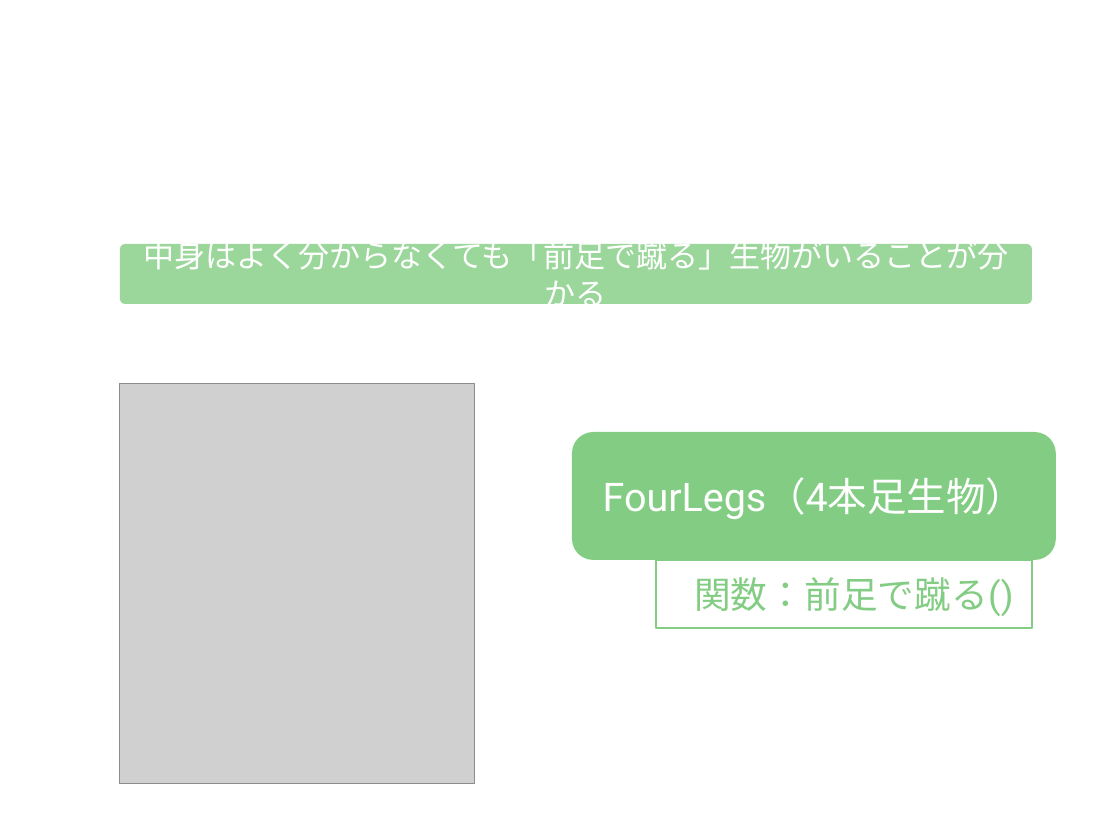
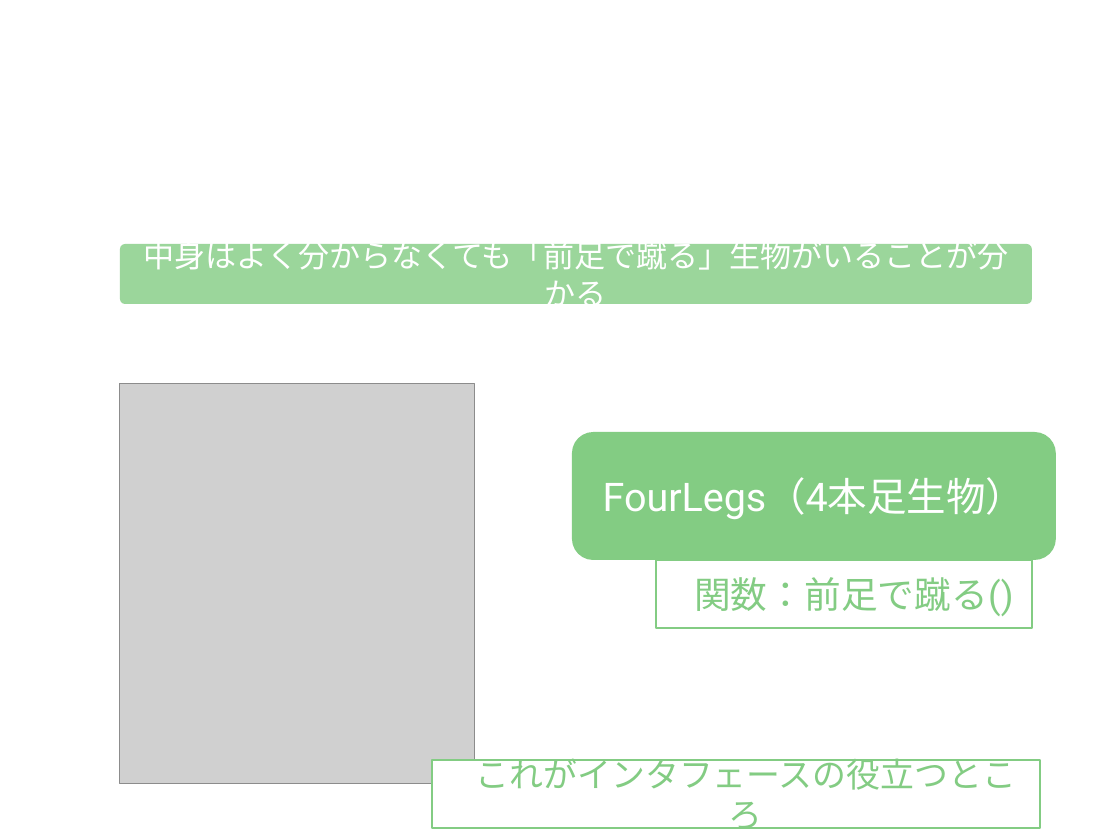
Before and after one commit to gramin-programming/kids-programming-resource, a slide deck: slide 20 of Java の抽象クラス・インタフェース・無名クラスを理解しよう.odp. Drawn at 1120x840 pixels with LibreOffice and Linux fonts; fonts in the diff are those of the drawing; grey boxes stand for pictures; background and template pictures are left out. Boxes give left, top, right and bottom in pixels: in the first picture for what was removed or moved away, otherwise in the second. Text is boxed around its words. In the diff, an @@ line names an element or a change of style, - is before the commit and + after.

```diff
--- a/Java の抽象クラス・インタフェース・無名クラスを理解しよう.odp
+++ b/Java の抽象クラス・インタフェース・無名クラスを理解しよう.odp
@@ rectangle added at (432,760,1040,828), fill #FFFFFF, outline #83CC83 1.42 pt, 24 pt, text #83CC83 @@
+これがインタフェースの役立つところ
```
Also in this commit, not shown: 30 other slides changed, 1 slide added, 1 other file.
